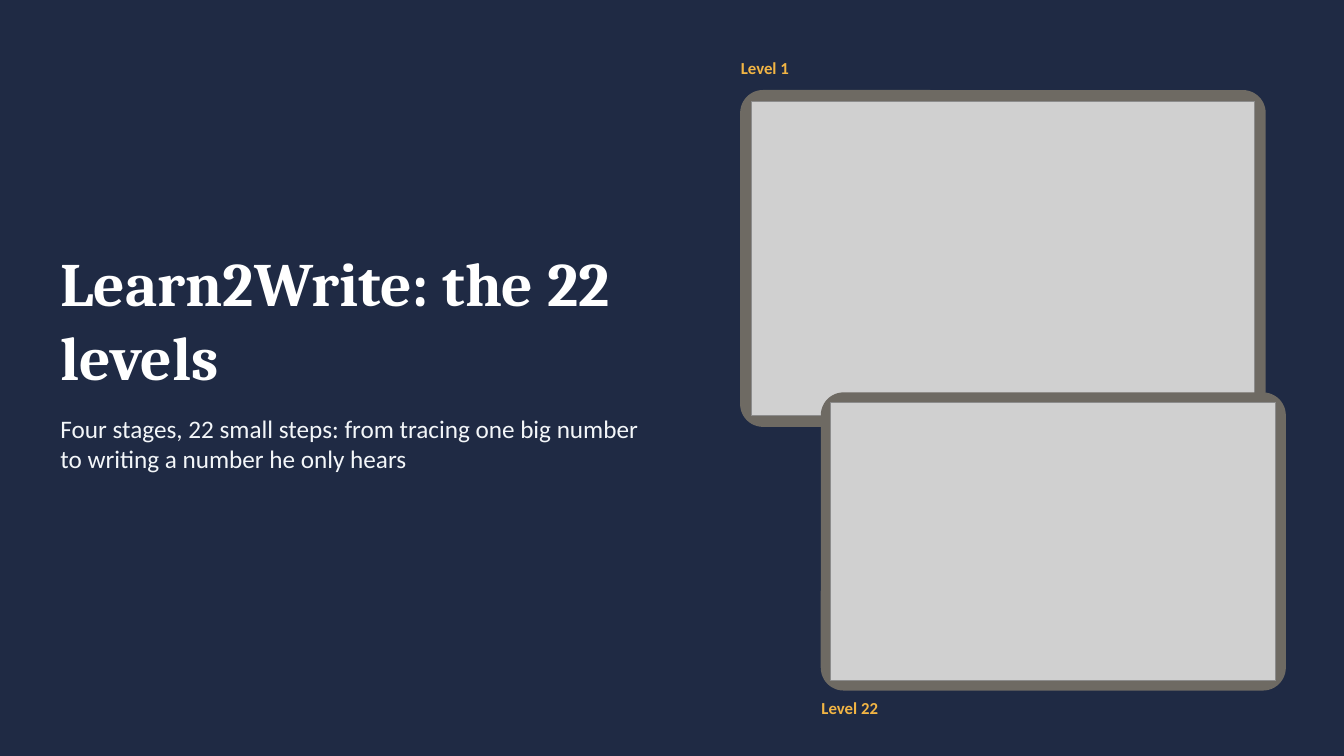
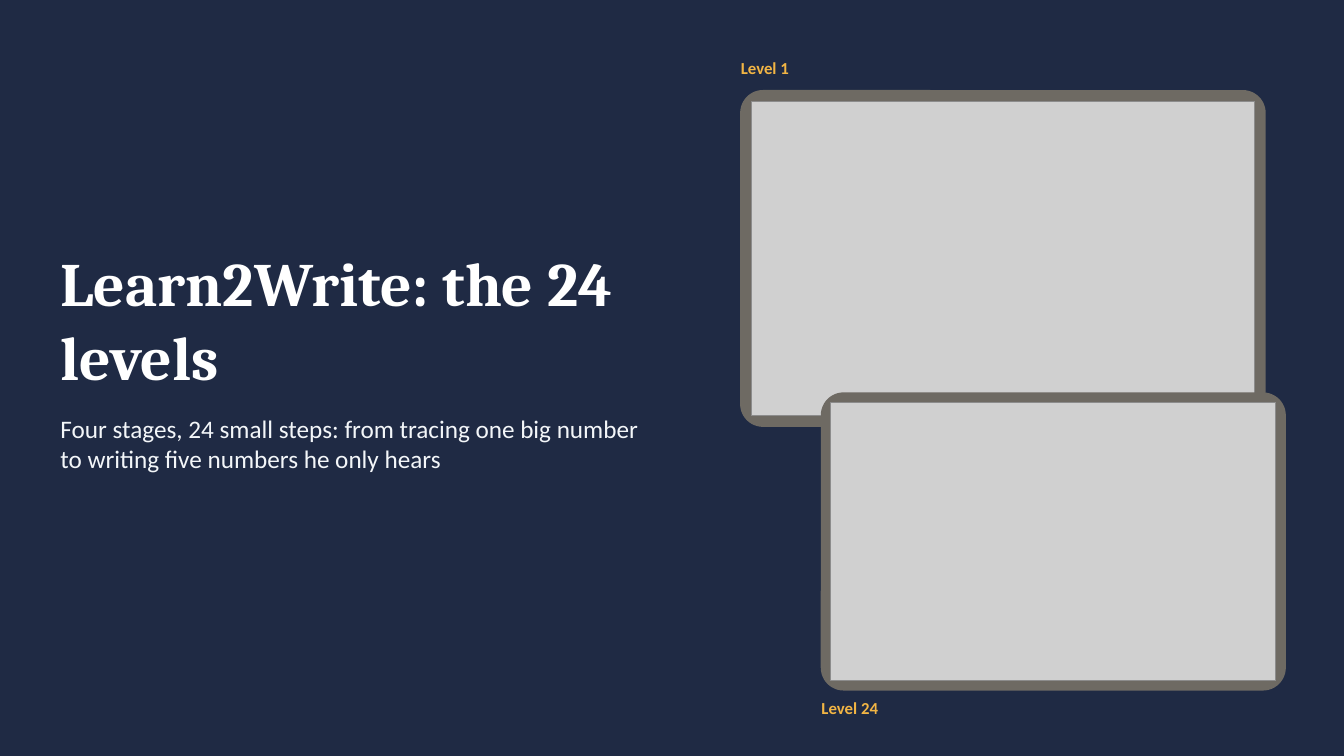
Before and after one commit to kiaanwankhede/Kiaan_Writing, a slide deck: slide 1 of docs/download/Learn2Write-levels.pptx. Drawn at 1344x756 pixels with LibreOffice and Linux fonts; fonts in the diff are those of the drawing; grey boxes stand for pictures. Boxes give left, top, right and bottom in pixels: in the first picture for what was removed or moved away, otherwise in the second. Text is boxed around its words. In the diff, an @@ line names an element or a change of style, - is before the commit and + after.

```diff
--- a/docs/download/Learn2Write-levels.pptx
+++ b/docs/download/Learn2Write-levels.pptx
@@ title at <box>60,263,612,381</box>: text changed @@
-Learn2Write: the 22 levels
+Learn2Write: the 24 levels
@@ text at <box>60,420,638,473</box>: text changed @@
-Four stages, 22 small steps: from tracing one big number to writing a number he only hears
+Four stages, 24 small steps: from tracing one big number to writing five numbers he only hears
@@ text at <box>821,702,878,714</box>: text changed @@
-Level 22
+Level 24
```
Also in this commit, not shown: 26 other slides changed, 2 slides added, 14 other files.
